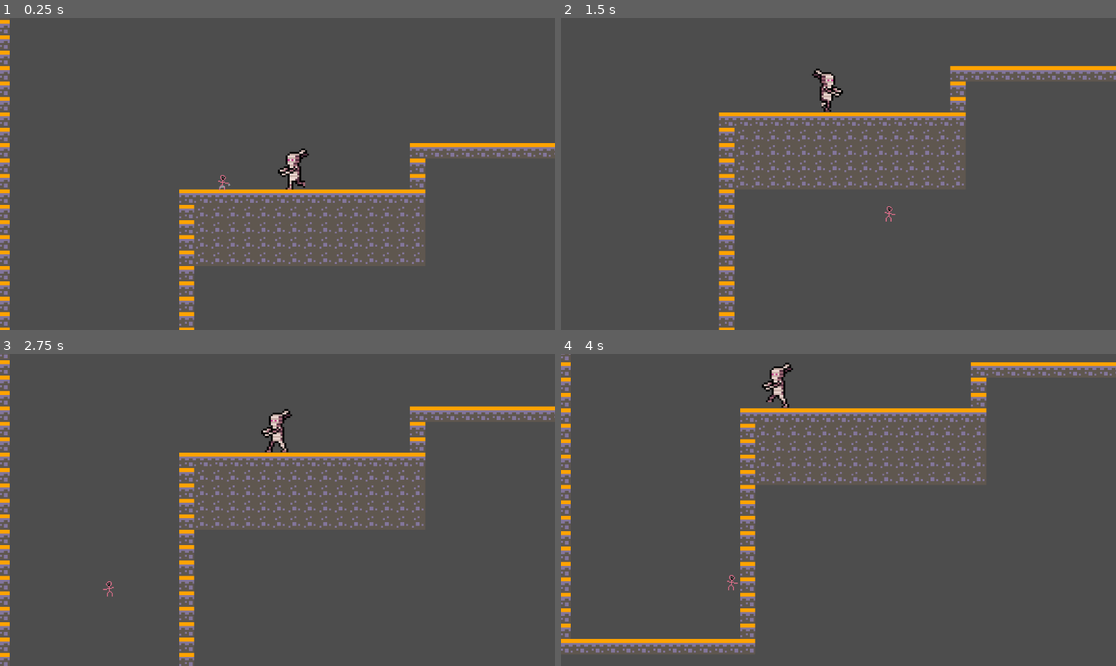
Above: before the commit, frames 1-4 (two rows, left to right).
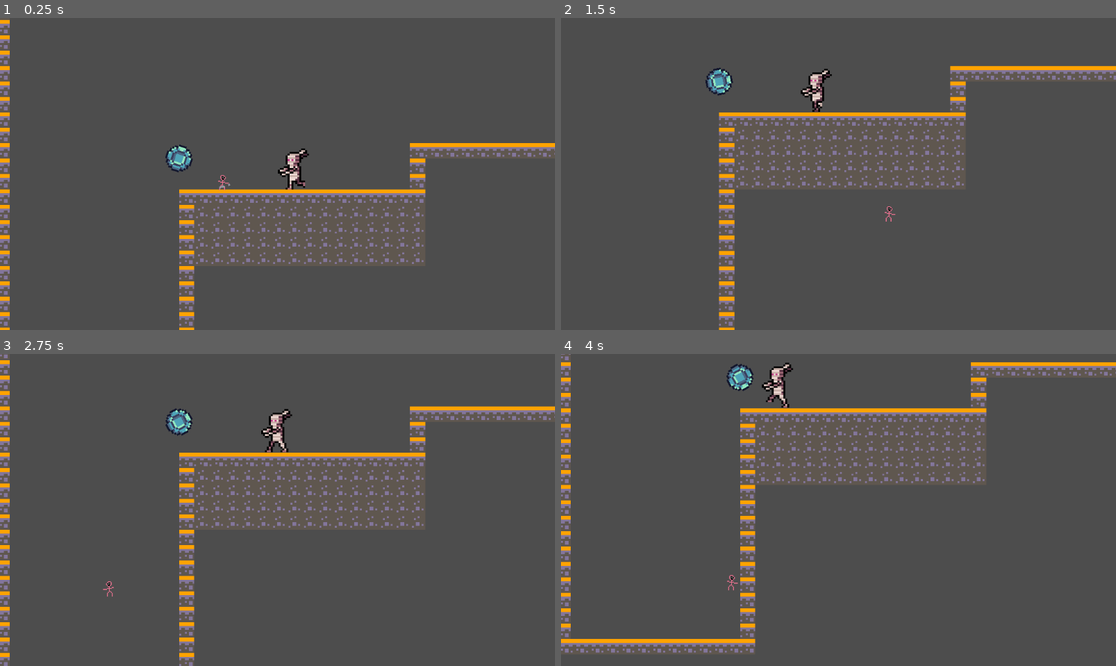
Above: after the commit, the same moments.

Repository: Miles-Miles2/2024Brackeys
Game: Godot game, scene res://Scenes/test.tscn
The game is run twice, just before and just after one commit, with the same random seed, the same clock (stepped at 60 frames per second) and the same inputs.
Inputs:
- Up to frame 1 (0.25 s): no input
- Up to frame 2 (1.5 s): hold D (move_right) from 0.53 s (still down); tap Shift (dash) at 0.6, 1.35 s; tap W (jump) at 0.77 s
- Up to frame 3 (2.75 s): tap W (jump) at 1.52 s; release D (move_right) at 2.03 s; hold A (move_left) from 2.03 s (still down); tap Shift (dash) at 2.1 s
- Up to frame 4 (4 s): release A (move_left) at 2.78 s; hold D (move_right) from 2.78 s (still down); tap Shift (dash) at 2.85, 3.6 s; tap W (jump) at 3.02, 3.77 s

The runs differ from the first frame. In frame 1, 0.3% of the frame differs, in the area x 29-35%, y 40-50%; in frame 2, 0.8%, in the area x 25-51%, y 15-31%; in frame 3, 0.3%; in frame 4, 0.3%.

Commit message:
Added gem that affects mummy behavior

Diff:
--- /dev/null
+++ b/Area2D.gd
@@ -0,0 +1,9 @@
+extends Area2D
+
+@onready var mumms = get_tree().get_nodes_in_group("mummy")
+@onready var gemsfx = $AnimationPlayer
+
+func _on_body_entered(body):
+	gemsfx.play("pickup")
+	for x in mumms:
+		x.crystal_collected = true
--- /dev/null
+++ b/Scenes/bluegem.tscn
@@ -0,0 +1,218 @@
+[gd_scene load_steps=16 format=3 uid="uid://c65qyvx3nath4"]
+
+[ext_resource type="Script" path="res://Area2D.gd" id="1_cyy3a"]
+[ext_resource type="Texture2D" uid="uid://drgj1nhrr2e4i" path="res://Assets/gems.png" id="2_vgko4"]
+[ext_resource type="AudioStream" uid="uid://ohvh8yakgqqt" path="res://Audio/retro-game-coin-pickup-jam-fx-1-00-03.mp3" id="3_wqihj"]
+
+[sub_resource type="AtlasTexture" id="AtlasTexture_ww8pq"]
+atlas = ExtResource("2_vgko4")
+region = Rect2(1, 0, 16, 16)
+
+[sub_resource type="AtlasTexture" id="AtlasTexture_sfyha"]
+atlas = ExtResource("2_vgko4")
+region = Rect2(17, 0, 16, 16)
+
+[sub_resource type="AtlasTexture" id="AtlasTexture_y1smi"]
+atlas = ExtResource("2_vgko4")
+region = Rect2(33, 0, 16, 16)
+
+[sub_resource type="AtlasTexture" id="AtlasTexture_lq1ft"]
+atlas = ExtResource("2_vgko4")
+region = Rect2(49, 0, 16, 16)
+
+[sub_resource type="AtlasTexture" id="AtlasTexture_37l3k"]
+atlas = ExtResource("2_vgko4")
+region = Rect2(65, 0, 16, 16)
+
+[sub_resource type="AtlasTexture" id="AtlasTexture_26gpc"]
+atlas = ExtResource("2_vgko4")
+region = Rect2(81, 0, 16, 16)
+
+[sub_resource type="SpriteFrames" id="SpriteFrames_h4law"]
+animations = [{
+"frames": [{
+"duration": 1.0,
+"texture": SubResource("AtlasTexture_ww8pq")
+}, {
+"duration": 1.0,
+"texture": SubResource("AtlasTexture_sfyha")
+}, {
+"duration": 1.0,
+"texture": SubResource("AtlasTexture_y1smi")
+}, {
+"duration": 1.0,
+"texture": SubResource("AtlasTexture_lq1ft")
+}, {
+"duration": 1.0,
+"texture": SubResource("AtlasTexture_37l3k")
+}, {
+"duration": 1.0,
+"texture": SubResource("AtlasTexture_26gpc")
+}],
+"loop": true,
+"name": &"default",
+"speed": 7.0
+}]
+
+[sub_resource type="RectangleShape2D" id="RectangleShape2D_wicyb"]
+size = Vector2(14, 14)
+
+[sub_resource type="Animation" id="Animation_31xnh"]
+resource_name = "pickup"
+tracks/0/type = "value"
+tracks/0/imported = false
+tracks/0/enabled = true
+tracks/0/path = NodePath("AnimatedSprite2D:visible")
+tracks/0/interp = 1
+tracks/0/loop_wrap = true
+tracks/0/keys = {
+"times": PackedFloat32Array(0),
+"transitions": PackedFloat32Array(1),
+"update": 1,
+"values": [false]
+}
+tracks/1/type = "value"
+tracks/1/imported = false
+tracks/1/enabled = true
+tracks/1/path = NodePath("CollisionShape2D:disabled")
+tracks/1/interp = 1
+tracks/1/loop_wrap = true
+tracks/1/keys = {
+"times": PackedFloat32Array(0),
+"transitions": PackedFloat32Array(1),
+"update": 1,
+"values": [true]
+}
+tracks/2/type = "value"
+tracks/2/imported = false
+tracks/2/enabled = true
+tracks/2/path = NodePath("AudioStreamPlayer2D:playing")
+tracks/2/interp = 1
+tracks/2/loop_wrap = true
+tracks/2/keys = {
+"times": PackedFloat32Array(0),
+"transitions": PackedFloat32Array(1),
+"update": 1,
+"values": [true]
+}
+
+[sub_resource type="Animation" id="Animation_jja1h"]
+length = 0.001
+tracks/0/type = "value"
+tracks/0/imported = false
+tracks/0/enabled = true
+tracks/0/path = NodePath("AnimatedSprite2D:visible")
+tracks/0/interp = 1
+tracks/0/loop_wrap = true
+tracks/0/keys = {
+"times": PackedFloat32Array(0),
+"transitions": PackedFloat32Array(1),
+"update": 1,
+"values": [true]
+}
+tracks/1/type = "value"
+tracks/1/imported = false
+tracks/1/enabled = true
+tracks/1/path = NodePath("CollisionShape2D:disabled")
+tracks/1/interp = 1
+tracks/1/loop_wrap = true
+tracks/1/keys = {
+"times": PackedFloat32Array(0),
+"transitions": PackedFloat32Array(1),
+"update": 1,
+"values": [false]
+}
+tracks/2/type = "value"
+tracks/2/imported = false
+tracks/2/enabled = true
+tracks/2/path = NodePath("AudioStreamPlayer2D:playing")
+tracks/2/interp = 1
+tracks/2/loop_wrap = true
+tracks/2/keys = {
+"times": PackedFloat32Array(0),
+"transitions": PackedFloat32Array(1),
+"update": 1,
+"values": [false]
+}
+tracks/3/type = "value"
+tracks/3/imported = false
+tracks/3/enabled = true
+tracks/3/path = NodePath(".:position")
+tracks/3/interp = 1
+tracks/3/loop_wrap = true
+tracks/3/keys = {
+"times": PackedFloat32Array(0),
+"transitions": PackedFloat32Array(1),
+"update": 0,
+"values": [Vector2(0, 0)]
+}
+tracks/4/type = "value"
+tracks/4/imported = false
+tracks/4/enabled = true
+tracks/4/path = NodePath("AnimatedSprite2D:rotation")
+tracks/4/interp = 1
+tracks/4/loop_wrap = true
+tracks/4/keys = {
+"times": PackedFloat32Array(0),
+"transitions": PackedFloat32Array(1),
+"update": 0,
+"values": [0.0]
+}
+
+[sub_resource type="Animation" id="Animation_wwbxr"]
+resource_name = "idle"
+length = 5.0
+loop_mode = 1
+tracks/0/type = "value"
+tracks/0/imported = false
+tracks/0/enabled = true
+tracks/0/path = NodePath(".:position")
+tracks/0/interp = 1
+tracks/0/loop_wrap = true
+tracks/0/keys = {
+"times": PackedFloat32Array(),
+"transitions": PackedFloat32Array(),
+"update": 0,
+"values": []
+}
+tracks/1/type = "value"
+tracks/1/imported = false
+tracks/1/enabled = true
+tracks/1/path = NodePath("AnimatedSprite2D:rotation")
+tracks/1/interp = 1
+tracks/1/loop_wrap = true
+tracks/1/keys = {
+"times": PackedFloat32Array(0, 5),
+"transitions": PackedFloat32Array(1, 1),
+"update": 0,
+"values": [0.0, 6.28319]
+}
+
+[sub_resource type="AnimationLibrary" id="AnimationLibrary_bahfg"]
+_data = {
+"RESET": SubResource("Animation_jja1h"),
+"idle": SubResource("Animation_wwbxr"),
+"pickup": SubResource("Animation_31xnh")
+}
+
+[node name="bluegem" type="Area2D"]
+collision_mask = 2
+script = ExtResource("1_cyy3a")
+
+[node name="AnimatedSprite2D" type="AnimatedSprite2D" parent="."]
+texture_filter = 1
+sprite_frames = SubResource("SpriteFrames_h4law")
+
+[node name="CollisionShape2D" type="CollisionShape2D" parent="."]
+shape = SubResource("RectangleShape2D_wicyb")
+
+[node name="AnimationPlayer" type="AnimationPlayer" parent="."]
+libraries = {
+"": SubResource("AnimationLibrary_bahfg")
+}
+autoplay = "idle"
+
+[node name="AudioStreamPlayer2D" type="AudioStreamPlayer2D" parent="."]
+stream = ExtResource("3_wqihj")
+
+[connection signal="body_entered" from="." to="." method="_on_body_entered"]
--- a/Scenes/enemy.tscn
+++ b/Scenes/enemy.tscn
@@ -77,7 +77,7 @@
 [sub_resource type="CircleShape2D" id="CircleShape2D_5e1bx"]
 radius = 1.0
 
-[node name="Slime" type="Node2D" groups=["enemy"]]
+[node name="Slime" type="Node2D" groups=["mummy"]]
 script = ExtResource("2_fty84")
 
 [node name="enemyBody2D" type="CharacterBody2D" parent="."]
--- a/Scenes/player.tscn
+++ b/Scenes/player.tscn
@@ -76,7 +76,7 @@
 
 [node name="Player" type="CharacterBody2D" groups=["player"]]
 z_index = 1
-collision_layer = 2
+collision_layer = 3
 script = ExtResource("1_4gsat")
 DASH_VELOCITY = 250.0
 
--- a/Scenes/test.tscn
+++ b/Scenes/test.tscn
@@ -1,9 +1,10 @@
-[gd_scene load_steps=5 format=3 uid="uid://dpj5chc3oslpr"]
+[gd_scene load_steps=6 format=3 uid="uid://dpj5chc3oslpr"]
 
 [ext_resource type="TileSet" uid="uid://cvybiv4kqocla" path="res://Assets/pico8.tres" id="1_opwwk"]
 [ext_resource type="PackedScene" uid="uid://cyl81q57f0qx2" path="res://Scenes/camera.tscn" id="2_cg3hi"]
 [ext_resource type="PackedScene" path="res://Assets/player.tscn" id="3_c55b0"]
 [ext_resource type="PackedScene" uid="uid://bwktujbfadlfs" path="res://Scenes/enemy.tscn" id="4_0u4w7"]
+[ext_resource type="PackedScene" uid="uid://c65qyvx3nath4" path="res://Scenes/bluegem.tscn" id="5_on4jr"]
 
 [node name="Node2D" type="Node2D"]
 
@@ -27,3 +28,5 @@
 [node name="Slime" parent="." instance=ExtResource("4_0u4w7")]
 position = Vector2(59, 5)
 scale = Vector2(3, 3)
+
+[node name="bluegem" parent="." instance=ExtResource("5_on4jr")]
--- a/Scipts/enemy.gd
+++ b/Scipts/enemy.gd
@@ -8,16 +8,14 @@
 @onready var player = $"../Player"
 @onready var slim = $"."
 
-
-
-@export var crystal_collected = true
+@export var crystal_collected = false
 
 var gravity = ProjectSettings.get_setting("physics/2d/default_gravity")
 #signal animation_done
 
 
 @export var SPEED = 1500
-
+var gemspeed = 1
 
 
 var direction = -1
@@ -29,7 +27,7 @@
 	var mummy_x = body.global_position.x
 	var player_x = player.global_position.x
 
-	print (player_x)
+	print(player_x)
 	print(mummy_x)
 
 	if delay < 0.5:
@@ -50,6 +48,7 @@
 
 
 		else:
+			gemspeed = 2
 			if (player_x < mummy_x):
 				direction = -1
 				slime.flip_h = false
@@ -59,7 +58,7 @@
 				direction = 1
 				slime.flip_h = true
 
-		body.velocity.x = (SPEED * delta * direction)
+		body.velocity.x = ((SPEED * gemspeed) * delta * direction)
 
 
 
Binary file added: Assets/coins-chests-etc-2-0.png
Not shown, added: Assets/coins-chests-etc-2-0.png.import
Binary file added: Assets/gems.png
Not shown, added: Assets/gems.png.import
Not shown, added: Audio/retro-game-coin-pickup-jam-fx-1-00-03.mp3.import
Not shown: 1 places in Scenes/quicksand_area.tscn that only renumber resources
Binary file added: Scipts/gdb-gamepad-2.aseprite
Not shown, added: Audio/retro-game-coin-pickup-jam-fx-1-00-03.mp3
